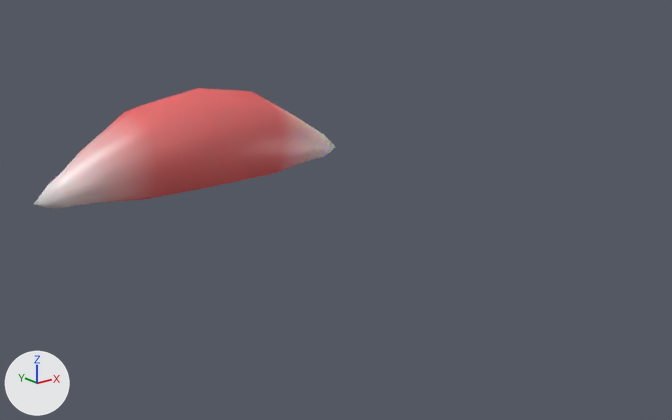
A saved change to the Blender file muscle_tools/muscles.blend.
The view is the same before and after, from a camera (50 mm lens) standing at (-7.64, -13.13, 3.96) and looking at (0.73, -2.67, -0.22). The axes (+X, +Y, +Z) are drawn at lower left. The lights are the same throughout.

Names of what the first picture shows: 'muscle'.
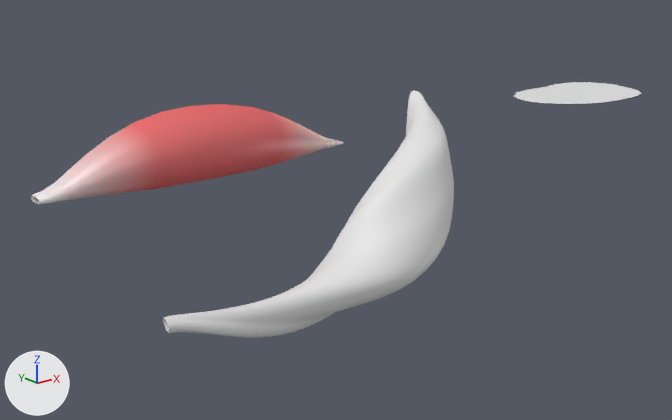
What differs and where, as boxes (x1, y1, x2, y2) in the pictures (672 x 420 px):
'BezierCurve', added: after (163, 90, 454, 338)
'muscle', reshaped, modifiers changed (17% shorter): before (34, 88, 336, 209); after (31, 104, 344, 204)
'NurbsCircle', added: after (514, 82, 641, 104)

The change, as a diff of the scene's bpy script:
```diff
--- a/muscle_tools/muscles.blend.py
+++ b/muscle_tools/muscles.blend.py
@@ me_cube @@
-me_cube.from_pydata(...)  # 58 vertices, 56 faces; spans x -2.87..2.87, y -0.85..0.85, z -0.85..0.84
+me_cube.from_pydata(...)  # 72 vertices, 64 faces; spans x -2.85..2.97, y -0.85..0.85, z -0.72..0.65
+# me_cube part 1: the whole mesh is rebuilt
 me_cube.materials.append(mat_muscle_mat)
@@ cu_beziercurve @@
+cu_beziercurve = bpy.data.curves.new('BezierCurve', 'CURVE')
+cu_beziercurve.dimensions = '3D'
+_sp = cu_beziercurve.splines.new('BEZIER'); _sp.bezier_points.add(2)
+_sp.bezier_points.foreach_set('co', [-5.123, -1.355, -1.733, -1.78, -1.272, -2.148, 0.709, 0.429, 0.201])
+_sp.bezier_points.foreach_set('handle_left', [-5.811, -1.201, -1.787, -3.094, -1.308, -2.524, 0.505, 0.385, 0.2])
+_sp.bezier_points.foreach_set('handle_right', [-4.779, -1.432, -1.706, -0.466, -1.237, -1.771, 1.687, 0.64, 0.204])
+for _p, _l, _r in zip(_sp.bezier_points, ['ALIGNED', 'ALIGNED', 'ALIGNED'], ['ALIGNED', 'ALIGNED', 'ALIGNED']): _p.handle_left_type = _l; _p.handle_right_type = _r
+_sp.bezier_points.foreach_set('tilt', [0.0, 3.035, 6.61])
+_sp.order_u = 0
+_sp.order_v = 0
+_sp.resolution_u = 20
+_sp = cu_beziercurve.splines.new('BEZIER'); _sp.bezier_points.add(0)
+_sp.bezier_points.foreach_set('co', [-5.107, -0.147, -1.557])
+_sp.bezier_points.foreach_set('handle_left', [-5.807, -0.156, -1.656])
+_sp.bezier_points.foreach_set('handle_right', [-4.407, -0.138, -1.457])
+for _p, _l, _r in zip(_sp.bezier_points, ['ALIGNED'], ['ALIGNED']): _p.handle_left_type = _l; _p.handle_right_type = _r
+_sp.order_u = 0
+_sp.order_v = 0
+_sp.resolution_u = 20
+cu_beziercurve.use_path = True
+cu_beziercurve.use_path_clamp = True
+cu_beziercurve.bevel_mode = 'OBJECT'
+cu_beziercurve.bevel_resolution = 0
+cu_beziercurve.bevel_depth = 0.783
+cu_beziercurve.resolution_u = 20
+cu_beziercurve.fill_mode = 'FULL'
+cu_beziercurve.bevel_object = ob_nurbscircle
+cu_beziercurve.taper_object = ob_nurbspath
@@ cu_nurbspath @@
+cu_nurbspath = bpy.data.curves.new('NurbsPath', 'CURVE')
+cu_nurbspath.dimensions = '2D'
+_sp = cu_nurbspath.splines.new('NURBS'); _sp.points.add(5)
+_sp.points.foreach_set('co', [-3.35, 0.128, 0.0, 1.0, -1.719, 0.0699, 0.0, 1.0, -0.347, 0.732, 0.0, 1.0, 1.566, 1.112, 0.0, 1.0, 2.075, 0.111, 0.0, 1.0, 3.049, 0.098, 0.0, 1.0])
+_sp.order_u = 5
+_sp.order_v = 0
+_sp.use_endpoint_u = True
+cu_nurbspath.use_path = True
+cu_nurbspath.use_path_clamp = True
+cu_nurbspath.use_radius = False
+cu_nurbspath.bevel_resolution = 0
@@ cu_nurbscircle @@
+cu_nurbscircle = bpy.data.curves.new('NurbsCircle', 'CURVE')
+cu_nurbscircle.dimensions = '2D'
+_sp = cu_nurbscircle.splines.new('NURBS'); _sp.points.add(8)
+_sp.points.foreach_set('co', [0.0212, -1.045, 0.0, 1.0, -0.823, -0.974, 0.0, 0.354, -0.862, -0.295, 0.0, 1.0, -0.661, 0.541, 0.0, 0.354, 0.194, 0.162, 0.0, 1.0, 1.0, 0.669, 0.0, 0.354, 1.197, -0.281, 0.0, 1.0, 1.057, -0.723, 0.0, 0.354, 0.92, -1.09, 0.0, 0.354])
+_sp.order_v = 0
+_sp.resolution_u = 3
+_sp.use_cyclic_u = True
+cu_nurbscircle.use_path = True
+cu_nurbscircle.use_path_clamp = True
+cu_nurbscircle.bevel_resolution = 0
+cu_nurbscircle.resolution_u = 3
+cu_nurbscircle.fill_mode = 'BOTH'
@@ ob_muscle @@
 _m = ob_muscle.modifiers.new('Subsurf', 'SUBSURF')
-_m.levels = 0
 _m.render_levels = 0
@@ ob_beziercurve @@
+ob_beziercurve = bpy.data.objects.new('BezierCurve', cu_beziercurve)
+ob_beziercurve.location = (2.43, -2.23, 0.97)
@@ ob_nurbspath @@
+ob_nurbspath = bpy.data.objects.new('NurbsPath', cu_nurbspath)
+ob_nurbspath.location = (-0.126, -4.75, 1.458)
@@ ob_nurbscircle @@
+ob_nurbscircle = bpy.data.objects.new('NurbsCircle', cu_nurbscircle)
+ob_nurbscircle.location = (2.92, -4.75, 1.63)
```
